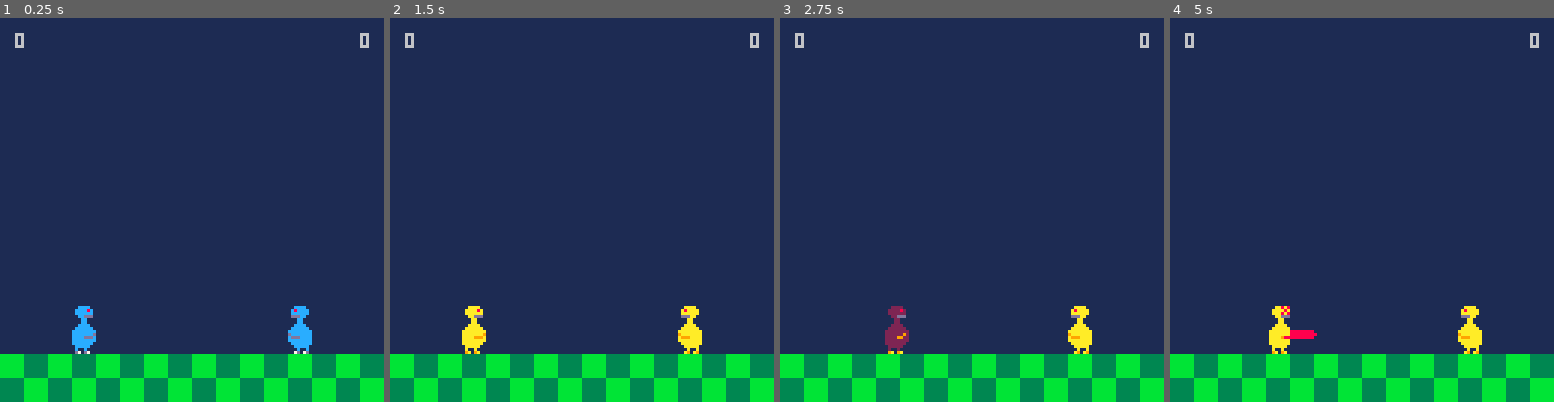
Above: before the commit, frames 1-4 (left to right).
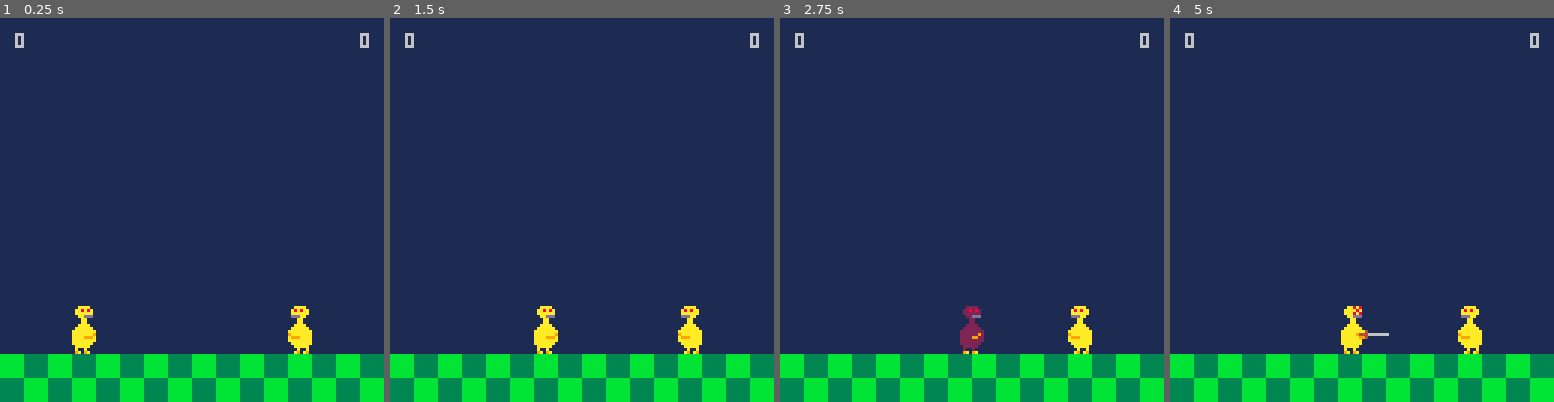
Above: after the commit, the same moments.

Repository: davidjtferguson/dancejab
Game: PICO-8 cartridge jab.p8
The game is run twice, just before and just after one commit, with the same random seed, the same clock (stepped at 60 frames per second) and the same inputs.
Inputs:
- Up to frame 1 (0.25 s): no input
- Up to frame 2 (1.5 s): tap X (X key) at 0.33, 1.07 s; tap O (Z key) at 0.7 s
- Up to frame 3 (2.75 s): hold Right 1.6-2.1 s; tap O (Z key) at 1.7, 2.1, 2.5 s; tap X (X key) at 1.85 s; hold Right from 2.47 s (still down)
- Up to frame 4 (5 s): tap O (Z key) every 0.4 s from 2.9 to 4.9 s; tap X (X key) at 2.97, 4.08 s; release Right at 3.03 s; hold Left 3.08-3.58 s; hold Right 4.02-4.68 s

The runs differ from the first frame. In frame 1, 1.0% of the frame differs, in the area x 18-82%, y 75-88%; in frame 2, 1.0%; in frame 3, 1.0%; in frame 4, 1.2%, in the area x 25-79%, y 75-88%.

Commit message:
moved freezeframe to on stab. minor graphics improvements.

Diff:
--- a/jab.p8
+++ b/jab.p8
@@ -46,10 +46,10 @@
   x=x,
   xvel=0,
   y=96,
-  s=4,
+  s=2,
   flipped=flipped,
-  state="start",
-  statetimer=90,
+  state="none",
+  statetimer=0,
  }
  add(avs,av)
  return av
@@ -121,99 +121,6 @@
   p1.xvel-=0.25
   p2.xvel+=0.25
  end
-end
-
-function updateav(av)
- if av.statetimer>0 then
-  av.statetimer-=1
- end
-
- for box in all(hitboxes) do
-  if box.pno!=av.no then
-   if aabbcollision(av,box) then
-    --score update
-    if av.no==0 then
-     p2.score+=1
-
-     if p2.score==firstto then
-      test="player 2 wins!!"
-     end
-    else
-     p1.score+=1
-
-     if p1.score==firstto then
-      test="player 1 wins!!"
-     end
-    end
-
-    reset()
-   end
-  end
- end
-
- --can't act out of jab
- if av.state=="none" or
-    av.state=="roll" then
-  detectinputs(av)
- end
-
- if av.state=="none" then
-  --check for winner
-  -- (after round end pause)
-  -- and hard reset
-  if av.score==firstto then
-   _init()
-  end
-
-  av.s=2
-
-  if btn(⬅️,av.no) then
-   av.xvel-=av.xacc
-  elseif btn(➡️,av.no) then
-   av.xvel+=av.xacc
-  else
-   av.xvel*=av.xdecellrate
-  end
-
-  if av.xvel>av.xmaxvel then
-   av.xvel=av.xmaxvel
-  end
-
-  if av.xvel<-av.xmaxvel then
-   av.xvel=-av.xmaxvel
-  end
- elseif av.state=="roll" then
-  av.s=3
- elseif av.state=="jab" then
-  av.s=6
-
-  if av.statetimer==0 then
-   av.state="jablag"
-   av.statetimer=av.jablagframes
-  end
- elseif av.state=="jablag" then
-  av.s=5
-  av.xvel=0
- elseif av.state=="start" then
-  av.s=4
- end
-
- if av.statetimer==0 then
-  av.state="none"
- end
-
- --prevent leaving the screen
- if av.x<0 then
-  av.x=0
-  av.xvel=0
- end
-
- if av.x+av.width>128 then
-  av.x=128-av.width
-  av.xvel=0
- end
-
- av.x+=av.xvel
 end
 
 function detectinputs(av)
@@ -247,6 +154,121 @@
  end
 end
 
+function updateav(av)
+ if av.statetimer>0 then
+  av.statetimer-=1
+ end
+
+ hitboxcollision(av)
+
+ --can only act in some states
+ if av.state=="none" or
+    av.state=="roll" then
+  detectinputs(av)
+ end
+
+ if av.state=="none" then
+  --check for winner
+  -- (after round end pause)
+  -- and hard reset
+  if av.score==firstto then
+   _init()
+  end
+
+  av.s=2
+
+  --walking
+  if btn(⬅️,av.no) then
+   av.xvel-=av.xacc
+  elseif btn(➡️,av.no) then
+   av.xvel+=av.xacc
+  else
+   av.xvel*=av.xdecellrate
+  end
+
+  if av.xvel>av.xmaxvel then
+   av.xvel=av.xmaxvel
+  end
+
+  if av.xvel<-av.xmaxvel then
+   av.xvel=-av.xmaxvel
+  end
+ elseif av.state=="roll" then
+  av.s=3
+ elseif av.state=="jab" then
+  av.s=6
+
+  if av.statetimer==0 then
+   av.state="jablag"
+   av.statetimer=av.jablagframes
+  end
+ elseif av.state=="jablag" then
+  av.s=5
+  av.xvel=0
+ elseif av.state=="won" then
+  av.s=9
+  av.xvel=0
+ elseif av.state=="dead" then
+  av.s=8
+  av.xvel=0
+
+  if av.statetimer==0 then
+   reset()
+  end
+ end
+
+ if av.statetimer==0 then
+  av.state="none"
+ end
+
+ --prevent leaving the screen
+ if av.x<0 then
+  av.x=0
+  av.xvel=0
+ end
+
+ if av.x+av.width>128 then
+  av.x=128-av.width
+  av.xvel=0
+ end
+
+ av.x+=av.xvel
+end
+
+function hitboxcollision(av)
+ for box in all(hitboxes) do
+  if box.pno!=av.no then
+   if aabbcollision(av,box) then
+    --score update
+    if av.no==0 then
+     p2.score+=1
+
+     if p2.score==firstto then
+      test="player 2 wins!!"
+     end
+     p2.state="won"
+     p2.statetimer=90
+
+    else
+     p1.score+=1
+
+     if p1.score==firstto then
+      test="player 1 wins!!"
+     end
+     p1.state="won"
+     p1.statetimer=90
+
+    end
+
+    del(hitboxes,box)
+
+    av.state="dead"
+    av.statetimer=90
+   end
+  end
+ end
+end
+
 function updatehitbox(box)
  if not box.av.flipped then
   box.x=box.av.x+8
@@ -304,22 +326,22 @@
  return true
 end
 __gfx__
-00000000bbbbbbbb00aaaa0000bbbb0000cccc000022220000aa8a80000000000000000000000000000000000000000000000000000000000000000000000000
-00000000bbbbbbbb0aaaa8a00bbbb8b00cccc8c0022228200aaaa8a0000000000000000000000000000000000000000000000000000000000000000000000000
-00700700bbbbbbbb0aaaaaa00bbbbbb00cccccc0022222200aaa8a80000000000000000000000000000000000000000000000000000000000000000000000000
-00077000bbbbbbbb00aaddd000bbddd000ccddd00022ddd000aaddd0000000000000000000000000000000000000000000000000000000000000000000000000
-00077000bbbbbbbb000aa000000bb000000cc00000022000000aa000000000000000000000000000000000000000000000000000000000000000000000000000
-00700700bbbbbbbb000aa000000bb000000cc00000022000000aa000000000000000000000000000000000000000000000000000000000000000000000000000
-00000000bbbbbbbb00aaaa0000bbbb0000cccc000022220000aaaa00000000000000000000000000000000000000000000000000000000000000000000000000
-00000000bbbbbbbb0aaaaaa00bbbbbb00cccccc0022222200aaaaaa0000000000000000000000000000000000000000000000000000000000000000000000000
-33333333ccccccccaaaaaaaabbbbbbbbcccccccc22222222aaaaaaa8888888800000000000000000000000000000000000000000000000000000000000000000
-33333333ccccccccaaaaaaa9bbbbbbbdcccccccd22222292aaaaaaa8888888880000000000000000000000000000000000000000000000000000000000000000
-33333333ccccccccaaaa999abbbbdddbccccdddc22229922aaaa9888888888800000000000000000000000000000000000000000000000000000000000000000
-33333333ccccccccaaaaaaaabbbbbbbbcccccccc22222222aaaaaaa0000000000000000000000000000000000000000000000000000000000000000000000000
-33333333ccccccccaaaaaaa0bbbbbbb0ccccccc022222220aaaaaaa0000000000000000000000000000000000000000000000000000000000000000000000000
-33333333cccccccc0aaaaa000bbbbb000ccccc00022222000aaaaa00000000000000000000000000000000000000000000000000000000000000000000000000
-33333333cccccccc0a00a0000b00b0000c00c000020020000a00a000000000000000000000000000000000000000000000000000000000000000000000000000
-33333333cccccccc09a09a000d70d7000d70d70009a09a0009a09a00000000000000000000000000000000000000000000000000000000000000000000000000
+00000000bbbbbbbb00aaaa0000bbbb0000cccc000022220000aa8a800000000000aa8a8000aaaa00000000000000000000000000000000000000000000000000
+00000000bbbbbbbb0aa8a8a00bb8b8b00cc8c8c0022828200aaaa8a0000000000aaaa8a00aa8a8a0000000000000000000000000000000000000000000000000
+00700700bbbbbbbb0aaaaaa00bbbbbb00cccccc0022222200aaa8a80000000000aaa8a800a4aaaa0000000000000000000000000000000000000000000000000
+00077000bbbbbbbb00aaddd000bbddd000ccddd00022ddd000aaddd00000000000aa777000a44440000000000000000000000000000000000000000000000000
+00077000bbbbbbbb000aa000000bb000000cc00000022000000aa00000000000000a7870000aa000000000000000000000000000000000000000000000000000
+00700700bbbbbbbb000aa000000bb000000cc00000022000000aa00000000000000a8000000aa000000000000000000000000000000000000000000000000000
+00000000bbbbbbbb00aaaa0000bbbb0000cccc000022220000aaaa000000000000a88a0000aaaa00000000000000000000000000000000000000000000000000
+00000000bbbbbbbb0aaaaaa00bbbbbb00cccccc0022222200aaaaaa0000000000aaaaaa00aaa9aa0000000000000000000000000000000000000000000000000
+33333333ccccccccaaaaaaaabbbbbbbbcccccccc22222222aaaaaaaa40000000aaaaaa88aaaa9aaa000000000000000000000000000000000000000000000000
+33333333ccccccccaaaaaaa9bbbbbbbdcccccccd22222292aaaaa94446666666aaa88800aaaa999a000000000000000000000000000000000000000000000000
+33333333ccccccccaaaa999abbbbdddbccccdddc22229922aaaaaa9940000000aaaa9898aaaa999a000000000000000000000000000000000000000000000000
+33333333ccccccccaaaaaaaabbbbbbbbcccccccc22222222aaaaaaa000000000aaaaa980aaaa9aaa000000000000000000000000000000000000000000000000
+33333333ccccccccaaaaaaa0bbbbbbb0ccccccc022222220aaaaaaa000000000aaaaaaa0aaaaaaa0000000000000000000000000000000000000000000000000
+33333333cccccccc0aaaaa000bbbbb000ccccc00022222000aaaaa00000000000aaaaa000aaaaa00000000000000000000000000000000000000000000000000
+33333333cccccccc0a00a0000b00b0000c00c000020020000a00a000000000000a00a0000a00a000000000000000000000000000000000000000000000000000
+33333333cccccccc09a09a000d70d7000d70d70009a09a0009a09a000000000009a09a0009a09a00000000000000000000000000000000000000000000000000
 
 
 
